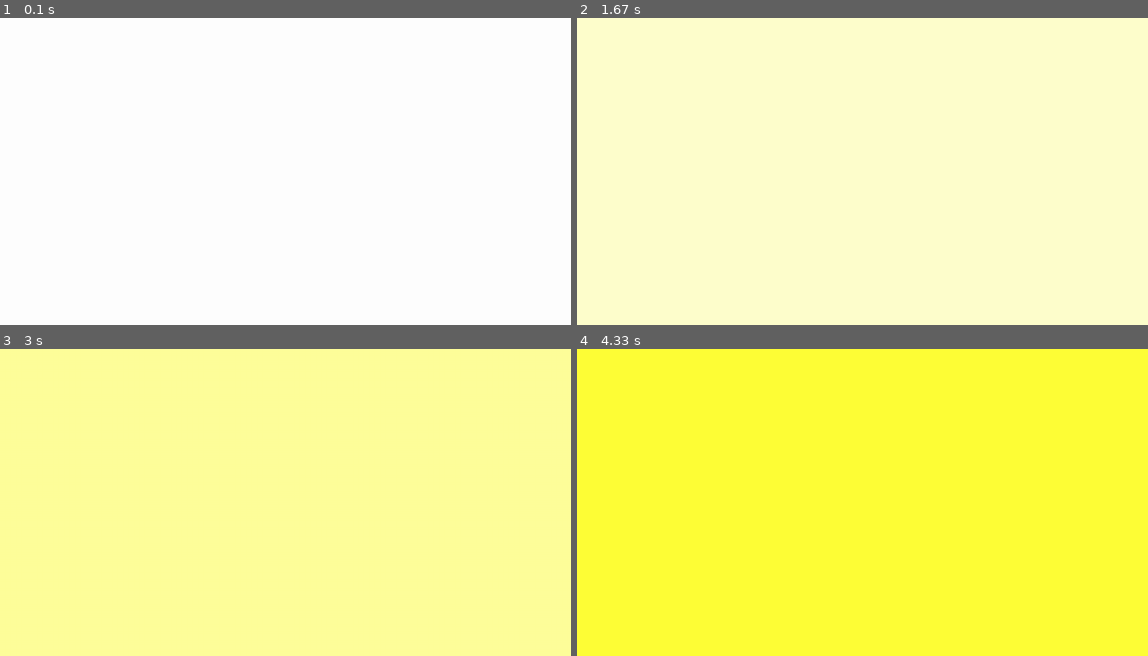
Above: before the commit, frames 1-4 (two rows, left to right).
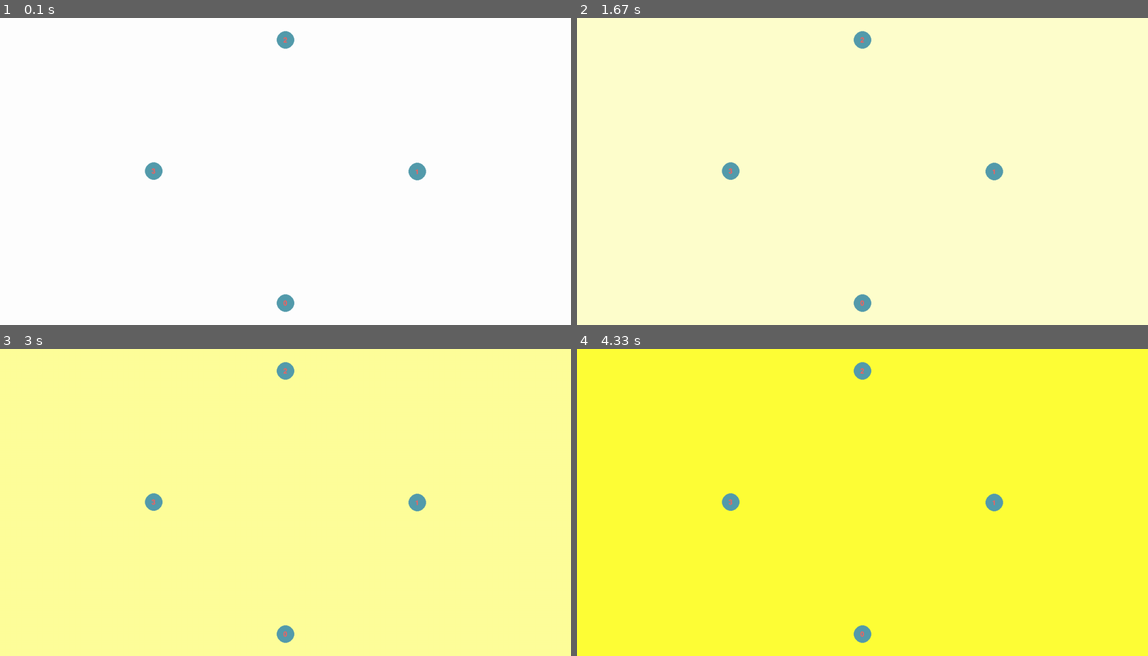
Above: after the commit, the same moments.

Repository: fernandorego/feup-iart-traffic-signaling
Game: pygame game, started from traffic_signaling/src/main.py
The game is run twice, just before and just after one commit, with the same random seed, the same clock (stepped at 60 frames per second) and the same inputs.
Inputs:
- Up to frame 1 (0.1 s): no input
- Up to frame 2 (1.67 s): no input
- Up to frame 3 (3 s): no input
- Up to frame 4 (4.33 s): no input

The runs differ from the first frame. In frame 1, 0.6% of the frame differs, in the area x 25-75%, y 4-96%; in frame 2, 0.6%; in frame 3, 0.6%; in frame 4, 0.6%.

Commit message:
Start roadmap view

Diff:
--- a/traffic_signaling/src/controller/city_controller.py
+++ b/traffic_signaling/src/controller/city_controller.py
@@ -1,15 +1,26 @@
+import math
 from model import city
 
 
 class CityController:
-    def __init__(self, city) -> None:
+    def __init__(self, city, window_size) -> None:
         self.city = city
         self.time = 0
+        self.window_size = window_size
         self.set_intersection_pos()
 
     def set_intersection_pos(self) -> None:
-        # TODO: setup intersection position for pygame
+        intersections_no = len(self.city.intersections)
+        center = (self.window_size[0] / 2, self.window_size[1] / 2)
+        radius = self.window_size[1] / 2 - 50
+        angle = 0
+        rotation_angle = (2 * math.pi) / intersections_no
+        for id, intersection in self.city.intersections.items():
+            intersection.set_pos(center[0] + math.sin(angle)*radius,
+                                 center[1] + math.cos(angle)*radius)
+
+            angle += rotation_angle
         return
 
-    def update(self):
+    def update(self) -> None:
         self.time += 1
--- a/traffic_signaling/src/controller/pygame_controller.py
+++ b/traffic_signaling/src/controller/pygame_controller.py
@@ -14,7 +14,7 @@
         self.window_size = WINDOW_SIZE
         self.fps = FPS
         self.bg_color = BG_COLOR
-        self.city_controller = CityController(city)
+        self.city_controller = CityController(city, WINDOW_SIZE)
         self.city_viewer = CityViewer(city)
         self.window = self.init_pygame()
         self.main()
--- a/traffic_signaling/src/model/intersection.py
+++ b/traffic_signaling/src/model/intersection.py
@@ -8,6 +8,9 @@
     def __str__(self):
         return str(self.id)
 
+    def get_pos(self) -> tuple:
+        return (self.x, self.y)
+
     def set_pos(self, x, y) -> None:
         self.x = x
         self.y = y
--- a/traffic_signaling/src/view/city_viewer.py
+++ b/traffic_signaling/src/view/city_viewer.py
@@ -1,3 +1,4 @@
+import pygame
 from model.city import City
 
 
@@ -5,5 +6,12 @@
     def __init__(self, city: City) -> None:
         self.city = city
 
-    def draw(self, window):
-        print(self.city.intersections)
+    def draw(self, window) -> None:
+        font = pygame.font.SysFont(None, 24)
+
+        for id, intersection in self.city.intersections.items():
+            pygame.draw.circle(window, (85, 156, 173),
+                               intersection.get_pos(), 20.0)
+            img = font.render(str(id), True, (255, 94, 91))
+            window.blit(img, (intersection.get_pos()[0] - 5,
+                              intersection.get_pos()[1] - 7))
